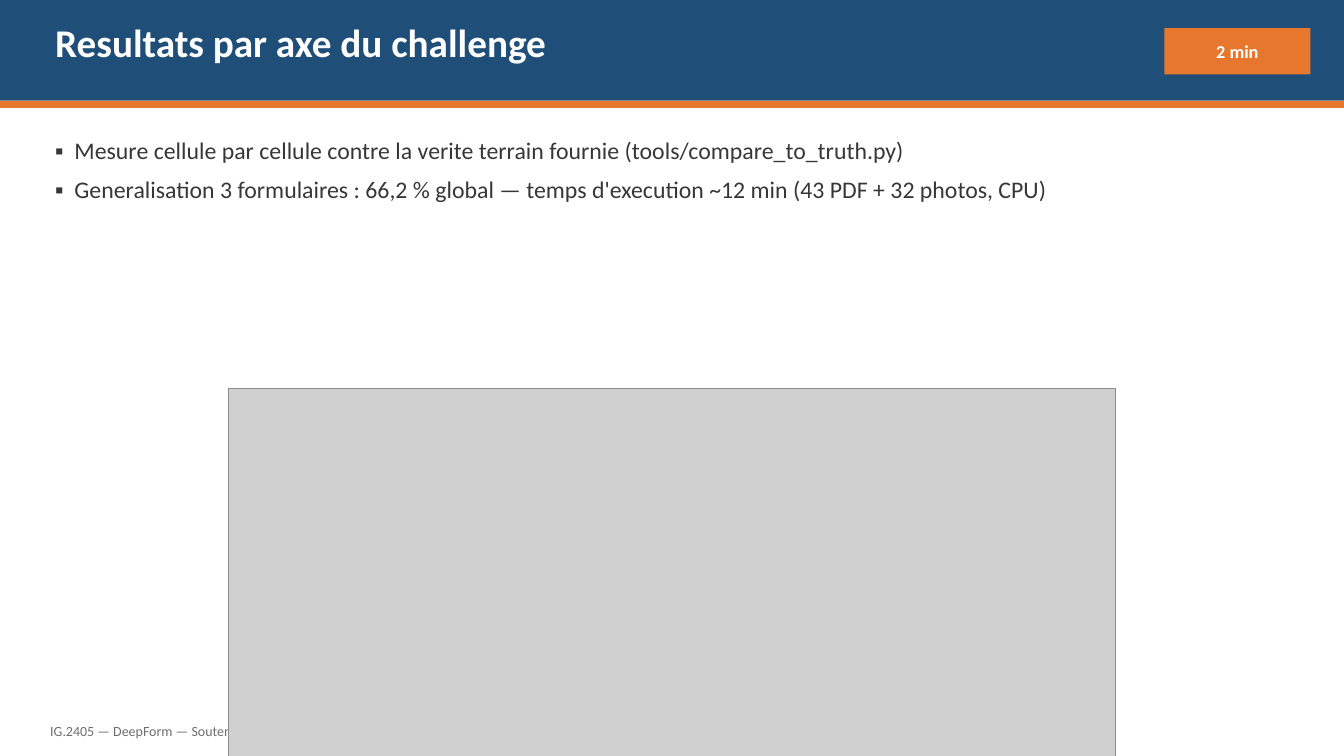
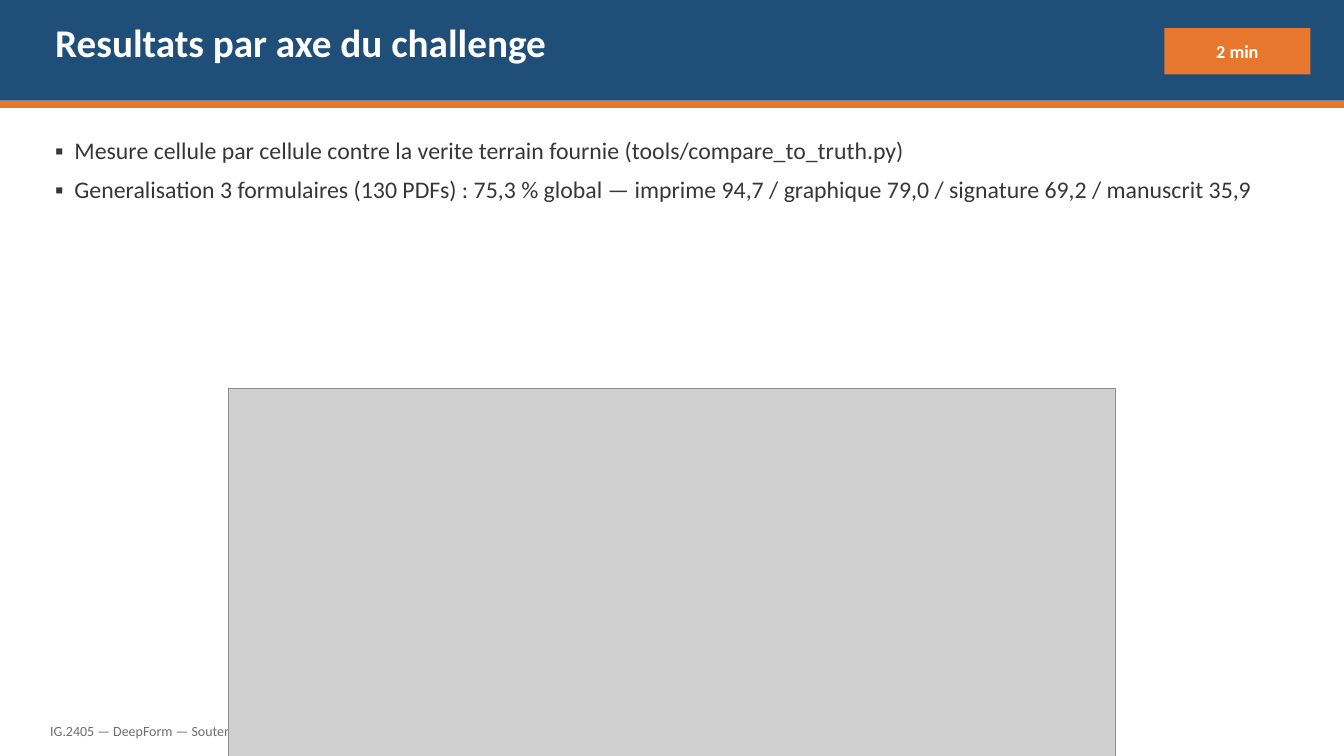
Before and after one commit to YannRM1/Computer-Vision, a slide deck: slide 13 of rapport/Soutenance_IG2405_DeepForm.pptx. Drawn at 1344x756 pixels with LibreOffice and Linux fonts; fonts in the diff are those of the drawing; grey boxes stand for pictures. Boxes give left, top, right and bottom in pixels: in the first picture for what was removed or moved away, otherwise in the second. Text is boxed around its words. In the diff, an @@ line names an element or a change of style, - is before the commit and + after.

```diff
--- a/rapport/Soutenance_IG2405_DeepForm.pptx
+++ b/rapport/Soutenance_IG2405_DeepForm.pptx
@@ text at [74,181,1251,202]: text changed @@
-▪ Generalisation 3 formulaires : 66,2 % global — temps d'execution ~12 min (43 PDF + 32 photos, CPU)
+▪ Generalisation 3 formulaires (130 PDFs) : 75,3 % global — imprime 94,7 / graphique 79,0 / signature 69,2 / manuscrit 35,9
```
Also in this commit, not shown: 1 other slide changed, 15 other files.
